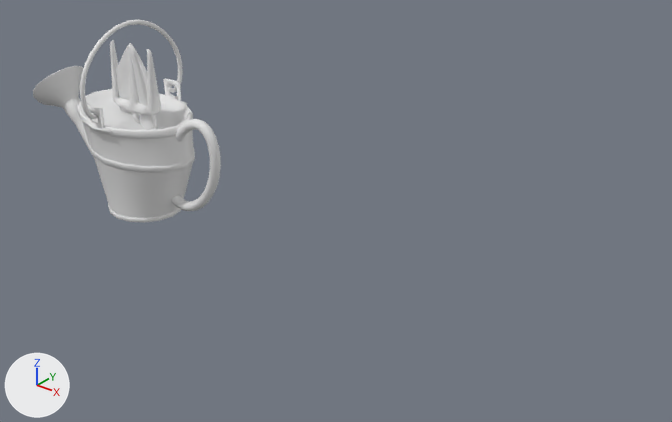
Two versions of the Blender file Primeira_Sala/Estufa_Objetos.blend, one commit apart.
The view is the same before and after, from a 50 mm camera at (3.36, -2.68, 2.0) aimed at (1.14, 0.09, 0.29). Arrows for +X, +Y and +Z are at lower left; the lights stay in place. The older version comes first. Materials are left out; every surface is plain grey.

In view in the first picture: 'Garden_Fork', 'Garden_Shovel', 'Watering'.
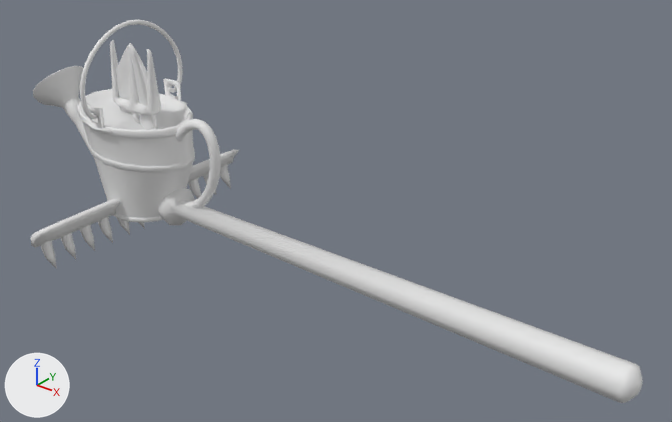
Location of each change, (x1, y1, x2, y2) in pixels of the pictures (672 x 422 px):
'Ancinho', shown: after (31, 149, 643, 403)

The change, as a list of edits to the scene's bpy script:
```text
Change ob_ancinho:
    remove ob_ancinho.hide_set(True)  # its collection is switched off
```
